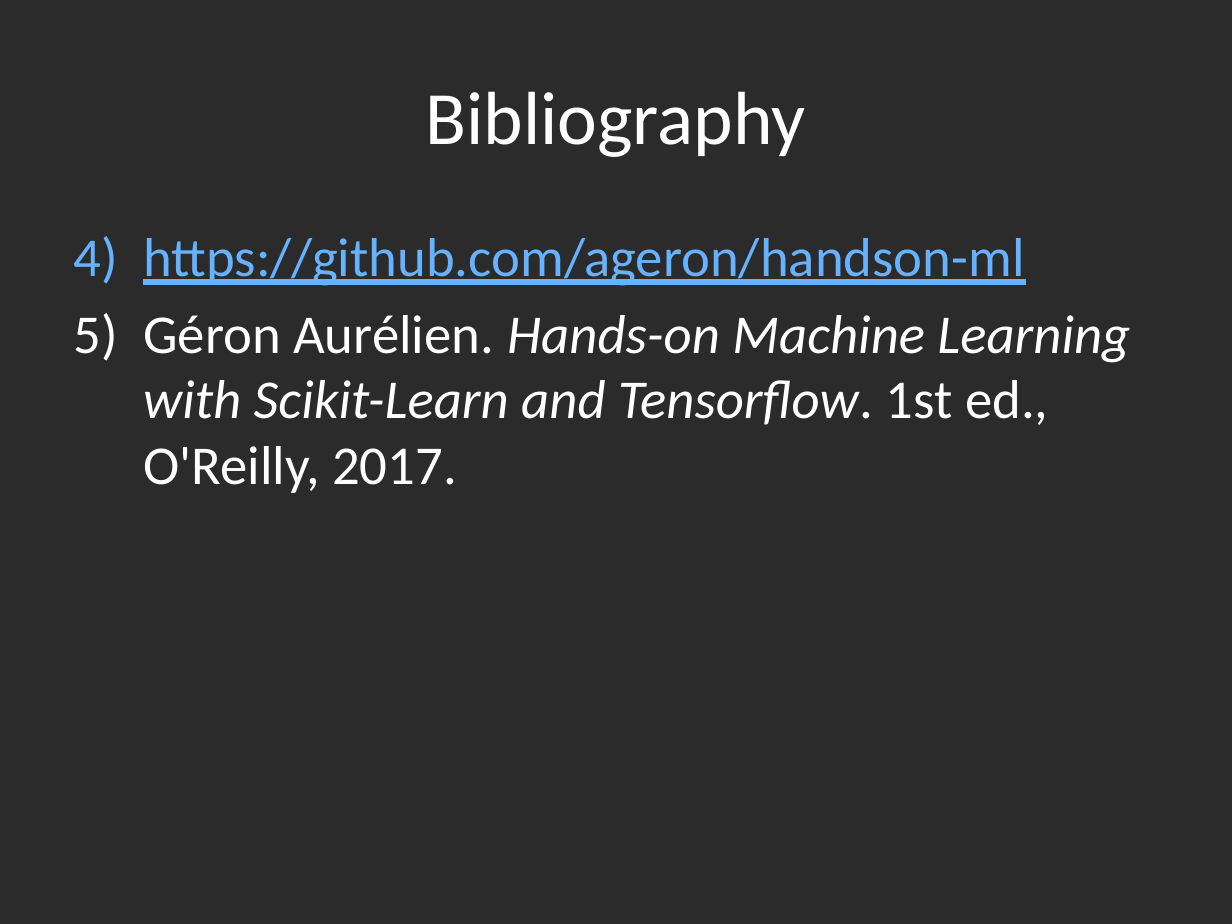
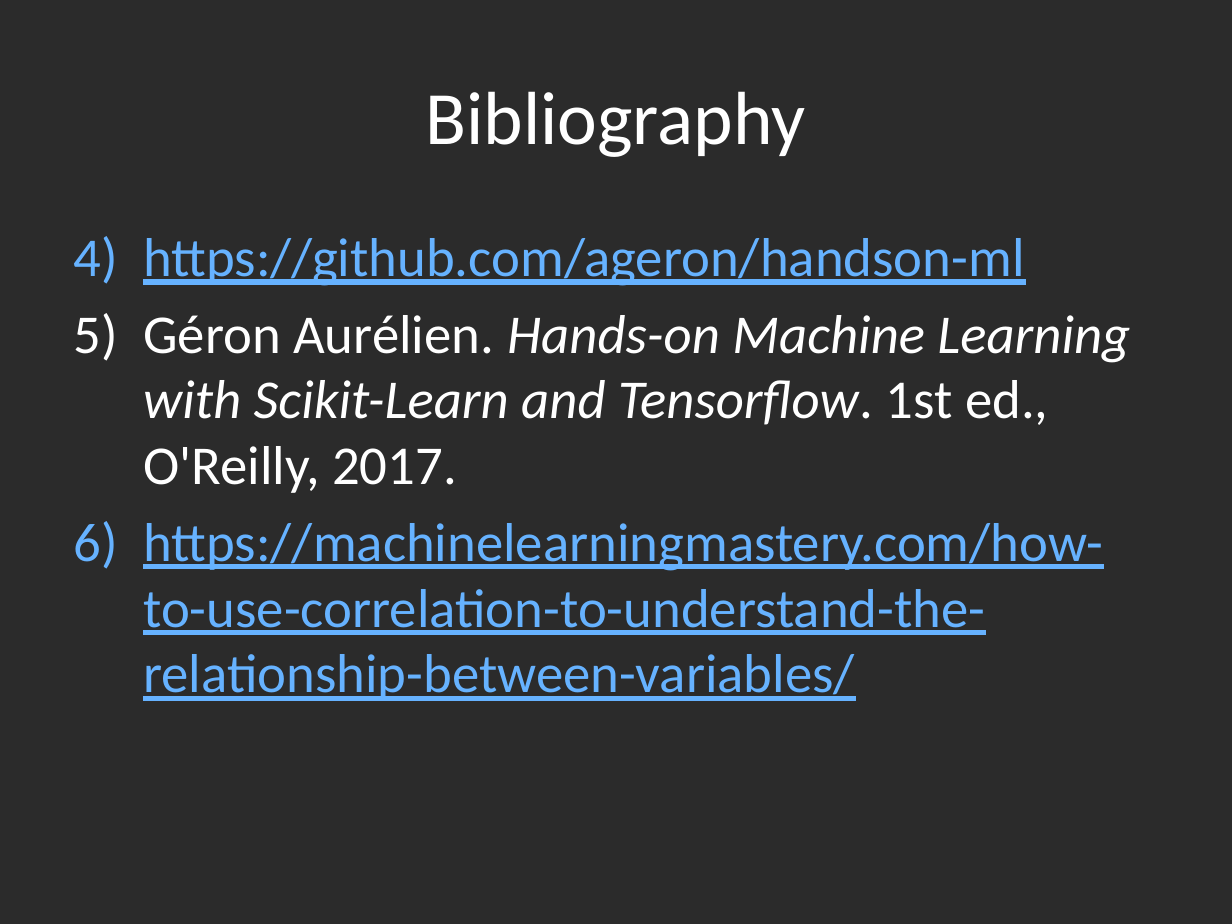
Before and after one commit to dbowmans46/PracticalProgramming, a slide deck: slide 166 of Session 7 - Python/Instructional Material/Session 7 - Python Brief Intro to Machine Learning with Scikit Learn.pptx (slide 154 before the commit). Drawn at 1232x924 pixels with LibreOffice and Linux fonts; fonts in the diff are those of the drawing; background and template pictures are left out; a plain dark background stands for a picture behind light text. Boxes give left, top, right and bottom in pixels: in the first picture for what was removed or moved away, otherwise in the second. Text is boxed around its words. In the diff, an @@ line names an element or a change of style, - is before the commit and + after.

Commit message:
Added in-class exercise slides, fixed typos, cleaned up slides, added gamma example, added skeleton for regressor metrics, grouped slides, added references, added formulas to regression slides, fixed LinearSVC arguments.

```diff
--- a/Session 7 - Python/Instructional Material/Session 7 - Python Brief Intro to Machine Learning with Scikit Learn.pptx
+++ b/Session 7 - Python/Instructional Material/Session 7 - Python Brief Intro to Machine Learning with Scikit Learn.pptx
@@ text at box(143, 523, 1103, 701): paragraph added @@
+6) https://machinelearningmastery.com/how-to-use-correlation-to-understand-the-relationship-between-variables/
```
Also in this commit, not shown: 30 other slides changed, 16 slides added, 3 slides removed, 1 other file.
